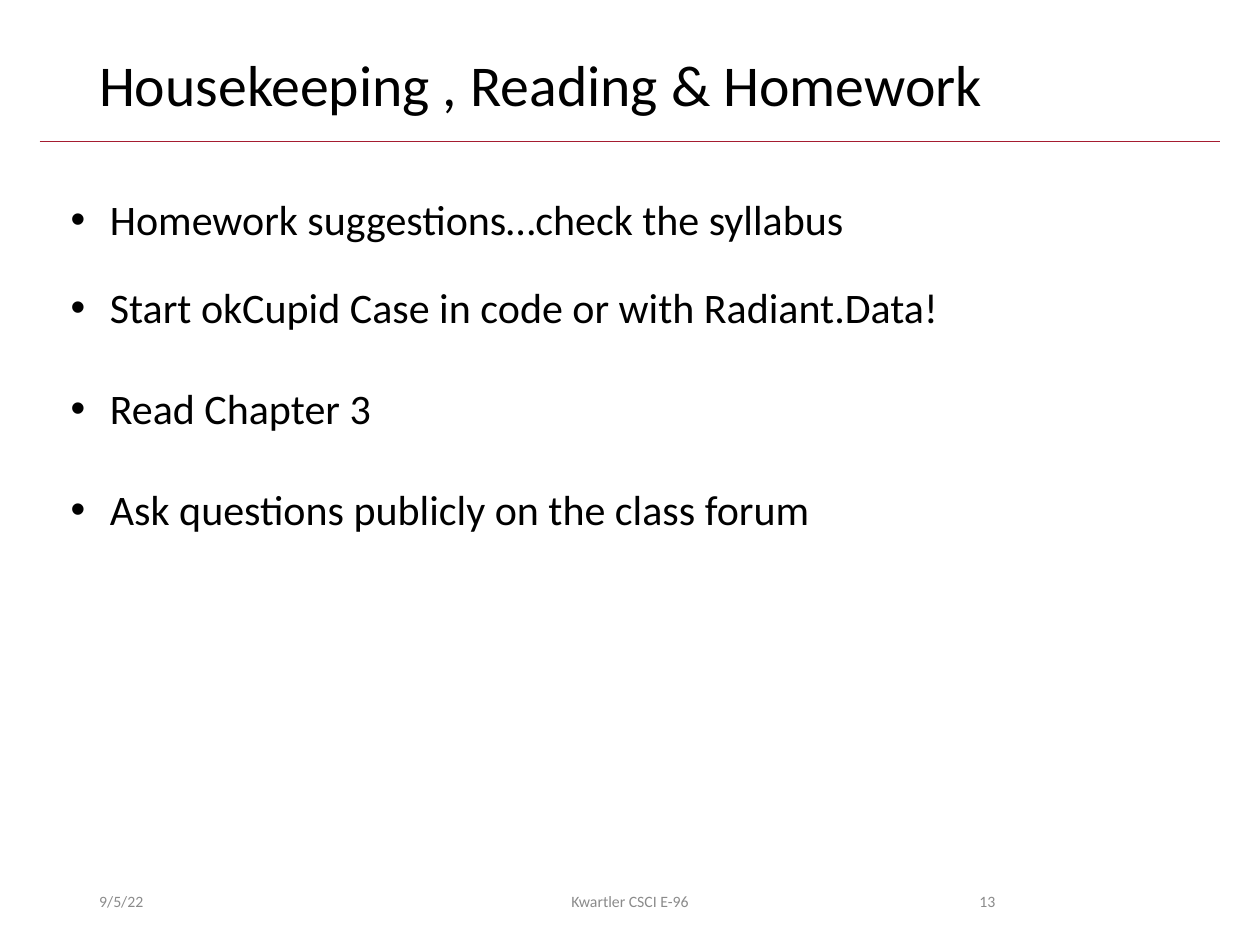
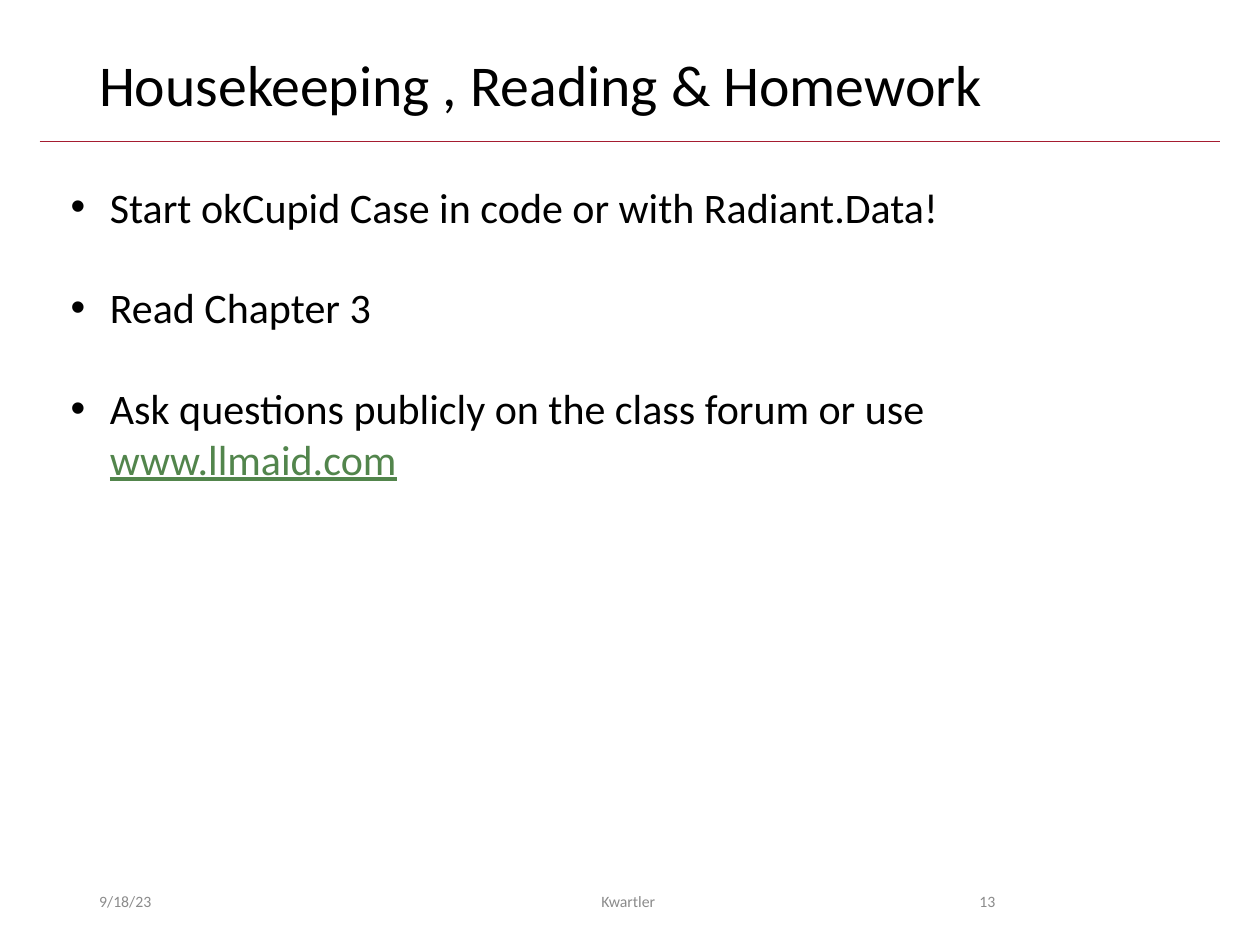
Before and after one commit to kwartler/Harvard_DataMining_Business_Student, a slide deck: slide 13 of Lessons/B_IntroToDM_BasicEDA/B_Practice.pptx. Drawn at 1260x945 pixels with LibreOffice and Linux fonts; fonts in the diff are those of the drawing; background and template pictures are left out. Boxes give left, top, right and bottom in pixels: in the first picture for what was removed or moved away, otherwise in the second. Text is boxed around its words. In the diff, an @@ line names an element or a change of style, - is before the commit and + after.

```diff
--- a/Lessons/B_IntroToDM_BasicEDA/B_Practice.pptx
+++ b/Lessons/B_IntroToDM_BasicEDA/B_Practice.pptx
@@ text at box(110, 205, 844, 243): paragraph removed @@
-• Homework suggestions…check the syllabus
@@ text at box(110, 394, 924, 481): text changed @@
-• Ask questions publicly on the class forum
+• Ask questions publicly on the class forum or use www.llmaid.com
@@ text at box(99, 896, 151, 908): text changed @@
-9/5/22
+9/18/23
@@ text at box(601, 896, 655, 907): text changed @@
-Kwartler CSCI E-96
+Kwartler
```
Also in this commit, not shown: 12 other slides changed, 3 other files.
